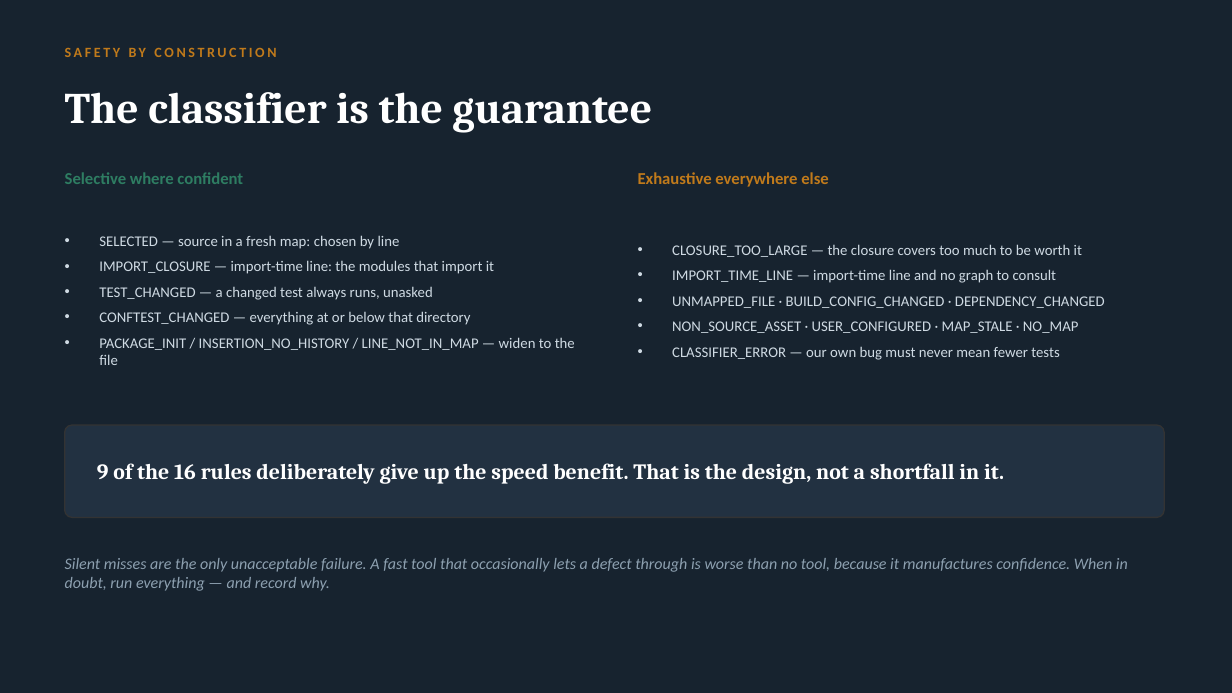
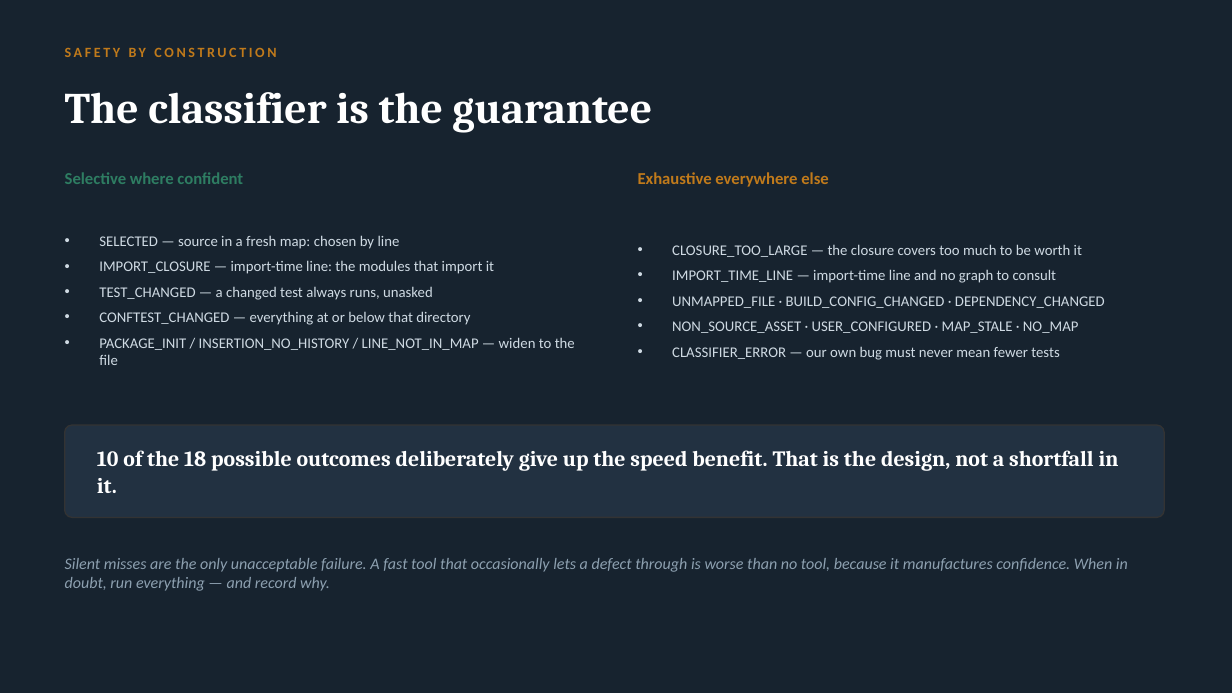
Before and after one commit to Tanmay-Singh-24/tia, a slide deck: slide 5 of docs/tia-review-2.pptx. Drawn at 1232x693 pixels with LibreOffice and Linux fonts; fonts in the diff are those of the drawing. Boxes give left, top, right and bottom in pixels: in the first picture for what was removed or moved away, otherwise in the second. Text is boxed around its words. In the diff, an @@ line names an element or a change of style, - is before the commit and + after.

```diff
--- a/docs/tia-review-2.pptx
+++ b/docs/tia-review-2.pptx
@@ text at box(97, 450, 1119, 493): text changed @@
-9 of the 16 rules deliberately give up the speed benefit. That is the design, not a shortfall in it.
+10 of the 18 possible outcomes deliberately give up the speed benefit. That is the design, not a shortfall in it.
```
Also in this commit, not shown: 2 other files.
